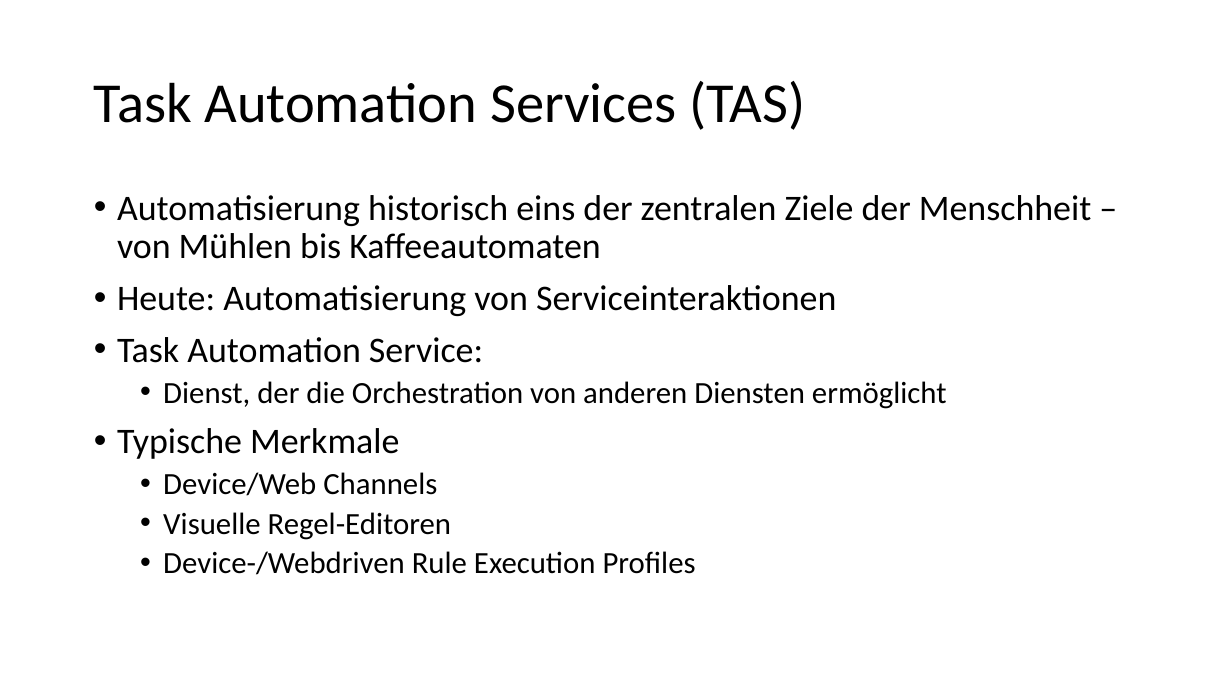
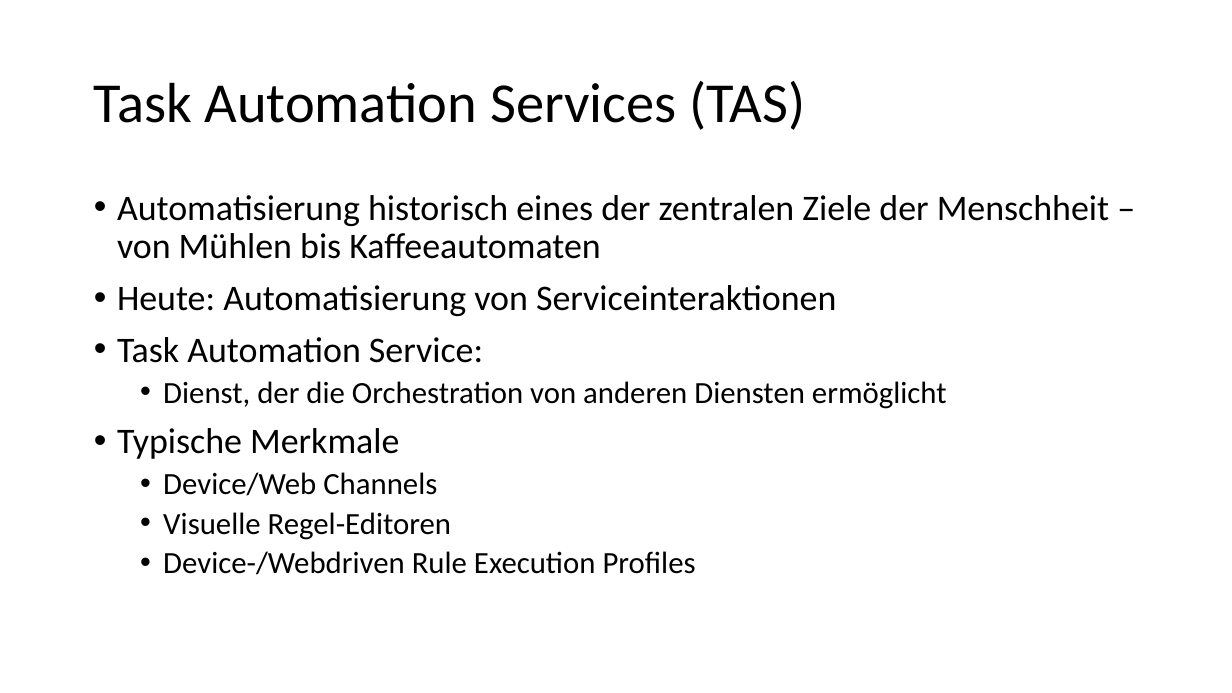
Before and after one commit to WarZealot/master, a slide deck: slide 8 of Master-Arbeit/Vortrag/Master-Arbeit.odp (slide 7 before the commit). Drawn at 1232x693 pixels with LibreOffice and Linux fonts; fonts in the diff are those of the drawing. Boxes give left, top, right and bottom in pixels: in the first picture for what was removed or moved away, otherwise in the second. Text is boxed around its words. In the diff, an @@ line names an element or a change of style, - is before the commit and + after.

```diff
--- a/Master-Arbeit/Vortrag/Master-Arbeit.odp
+++ b/Master-Arbeit/Vortrag/Master-Arbeit.odp
@@ text at (117, 195, 1109, 259): text changed @@
-• Automatisierung historisch eins der zentralen Ziele der Menschheit – von Mühlen bis Kaffeeautomaten
+• Automatisierung historisch eines der zentralen Ziele der Menschheit – von Mühlen bis Kaffeeautomaten
```
Also in this commit, not shown: 7 other slides changed, 4 slides added, 3 other files.
